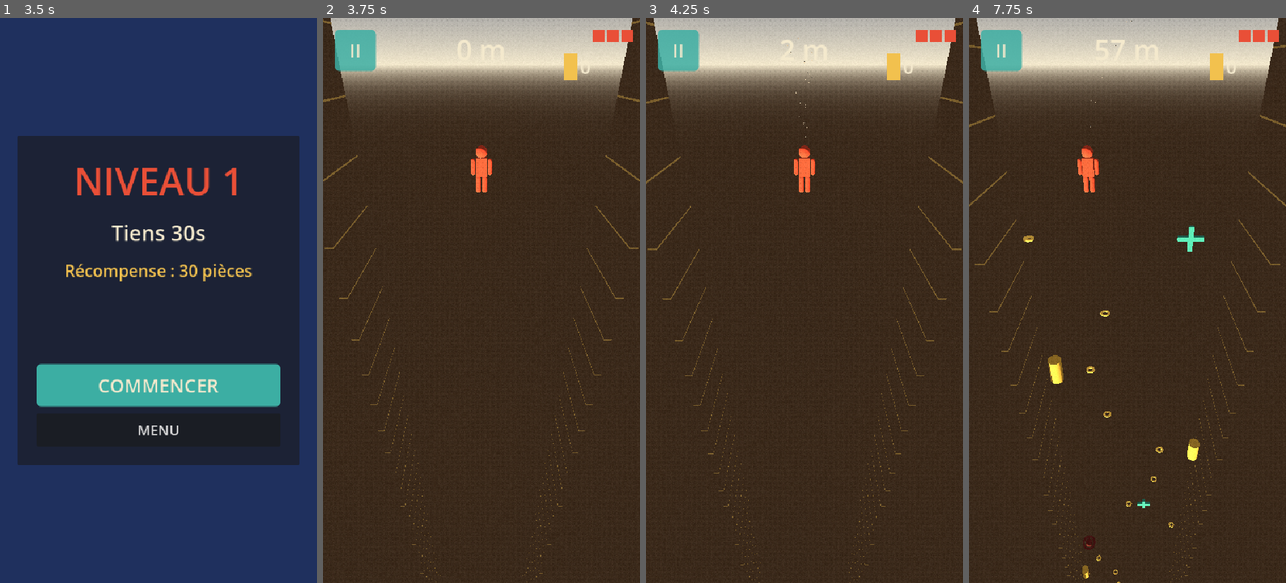
Above: before the commit, frames 1-4 (left to right).
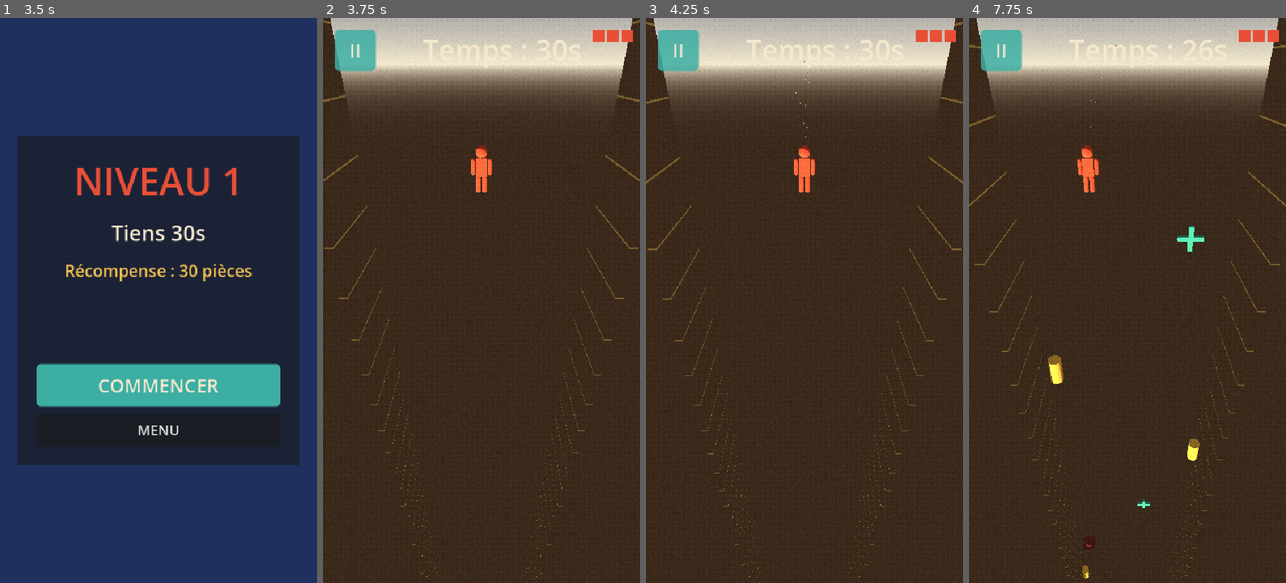
Above: after the commit, the same moments.

Repository: quvntvn/Hyperdive
Game: Godot game, scene res://scenes/game/main_game.tscn
The game is run twice, just before and just after one commit, with the same random seed, the same clock (stepped at 60 frames per second) and the same inputs. This scene is started directly instead of the project's main scene.
Inputs (mouse positions are in pixels of both pictures, inside the frame that each line leads up to):
- Up to frame 1 (3.5 s): click "II" at 0.5 s; click "MENU" at 1.25 s; tap Enter at 2 s; move the mouse to (228, 272) at 2.02 s; hold D (move_right) 2.03-2.75 s; tap 1 at 2.1 s; click (228, 272) at 2.17 s; click "CAMPAGNE" at 2.75 s
- Up to frame 2 (3.75 s): click "COMMENCER" at 3.5 s
- Up to frame 3 (4.25 s): no input
- Up to frame 4 (7.75 s): drag from (1064, 328) to (1111, 413) at 4.27 s; move the mouse to (1159, 176) at 5.02 s; hold D (move_right) 5.03-5.75 s; tap 3 at 5.1 s; drag from (1111, 413) to (1032, 215) at 5.77 s; move the mouse to (1222, 385) at 6.52 s; hold A (move_left) 6.53-7.25 s; tap 2 at 6.6 s; drag from (1032, 215) to (1079, 159) at 7.27 s

Frame 1 is identical in both runs. In frame 2, 0.4% of the frame differs, in the area x 31-84%, y 3-11%; in frame 3, 0.4%; in frame 4, 0.6%, in the area x 17-84%, y 3-100%.

Commit message:
feat(campaign): gameplay survie chronométrée (sans pièces, succès → niveau suivant)
Co-Authored-By: Claude Sonnet 4.6 <noreply@anthropic.com>

Diff:
--- a/hyperdive/scenes/game/main_game.tscn
+++ b/hyperdive/scenes/game/main_game.tscn
@@ -1,5 +1,6 @@
 [gd_scene format=3 uid="uid://cuukr561ckxcb"]
 
+[ext_resource type="Script" path="res://scripts/gameplay/main_game.gd" id="MainGameScript"]
 [ext_resource type="PackedScene" path="res://scenes/collectibles/coin.tscn" id="CoinScene"]
 [ext_resource type="Script" uid="uid://h2dr04ghll1o" path="res://scripts/gameplay/coin_spawner.gd" id="CoinSpawnerScript"]
 [ext_resource type="PackedScene" path="res://scenes/gameplay/corridor_walls.tscn" id="CorridorWallsScene"]
@@ -34,6 +35,7 @@
 ambient_light_energy = 0.3
 
 [node name="MainGame" type="Node3D" unique_id=119639008]
+script = ExtResource("MainGameScript")
 
 [node name="WorldEnvironment" type="WorldEnvironment" parent="." unique_id=2060696144]
 environment = SubResource("Environment_1")
--- /dev/null
+++ b/hyperdive/scripts/gameplay/main_game.gd
@@ -0,0 +1,31 @@
+extends Node3D
+class_name MainGame
+
+var _campaign_timer: float = 0.0
+var _campaign_active: bool = false
+var _success_handled: bool = false
+var _player_alive: bool = true
+
+func _ready() -> void:
+	if Settings.active_mode != "campaign":
+		return
+	$CoinSpawner.set_process(false)
+	_campaign_timer = Settings.get_level_duration(Settings.active_level)
+	_campaign_active = true
+	($GameHUD as GameHUD).set_campaign_mode(true)
+	($Player as PlayerController).game_over.connect(func() -> void: _player_alive = false)
+
+func _process(delta: float) -> void:
+	if not _campaign_active or _success_handled or not _player_alive:
+		return
+	_campaign_timer -= delta
+	($GameHUD as GameHUD).update_campaign_time(maxf(_campaign_timer, 0.0))
+	if _campaign_timer <= 0.0:
+		_on_campaign_success()
+
+func _on_campaign_success() -> void:
+	_success_handled = true
+	_campaign_active = false
+	Settings.complete_current_level()
+	get_tree().paused = false
+	get_tree().change_scene_to_file("res://scenes/ui/level_screen.tscn")
--- a/hyperdive/scripts/ui/game_hud.gd
+++ b/hyperdive/scripts/ui/game_hud.gd
@@ -7,6 +7,7 @@
 var _distance_label: Label
 var _life_rects: Array[ColorRect]
 var _coin_label: Label
+var _campaign_mode: bool = false
 
 func _ready() -> void:
 	var node := get_node_or_null(player_path)
@@ -26,8 +27,15 @@
 	%PauseButton.pressed.connect(_on_pause_pressed)
 	_style_pause_button()
 
+func set_campaign_mode(enabled: bool) -> void:
+	_campaign_mode = enabled
+	$CoinCounter.visible = not enabled
+
+func update_campaign_time(seconds: float) -> void:
+	_distance_label.text = "Temps : " + str(ceili(seconds)) + "s"
+
 func _process(_delta: float) -> void:
-	if _player == null:
+	if _player == null or _campaign_mode:
 		return
 	_distance_label.text = str(int(abs(_player.global_position.y))) + " m"
 
--- a/hyperdive/scripts/ui/game_over_screen.gd
+++ b/hyperdive/scripts/ui/game_over_screen.gd
@@ -51,4 +51,5 @@
 	Audio.unduck_music()
 	Audio.stop_whoosh()
 	get_tree().paused = false
+	Settings.active_mode = "infinite"
 	get_tree().change_scene_to_file("res://scenes/ui/main_menu.tscn")
